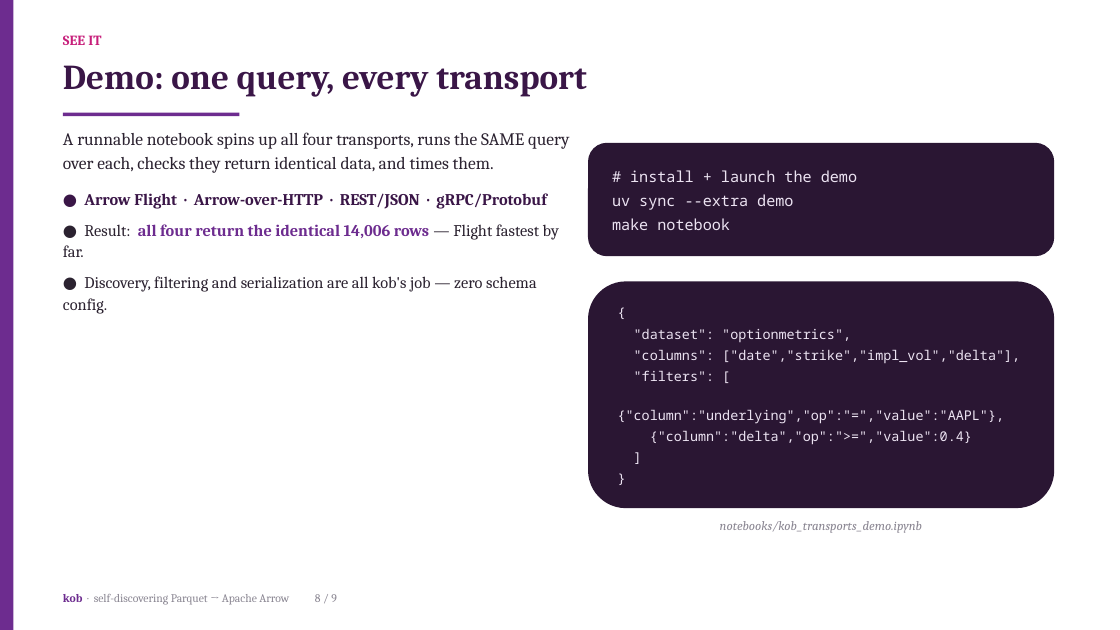
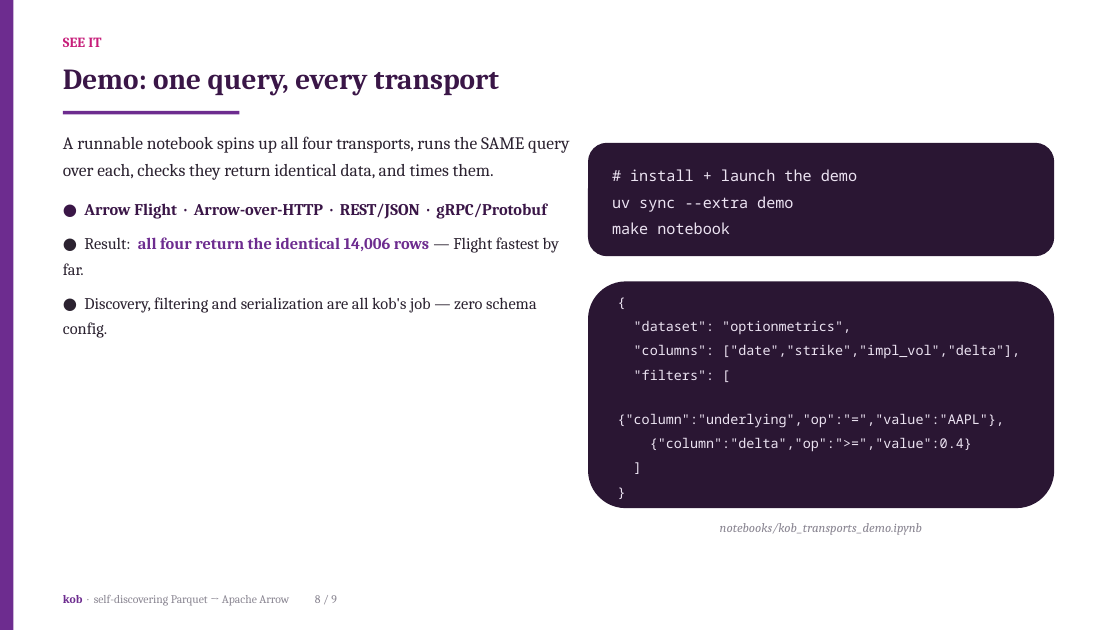
Before and after one commit to iyedexe/kob, a slide deck: slide 8 of presentation/kob.pptx. Drawn at 1120x630 pixels with LibreOffice and Linux fonts; fonts in the diff are those of the drawing. Boxes give left, top, right and bottom in pixels: in the first picture for what was removed or moved away, otherwise in the second. Text is boxed around its words. In the diff, an @@ line names an element or a change of style, - is before the commit and + after.

```diff
--- a/presentation/kob.pptx
+++ b/presentation/kob.pptx
@@ text "SEE IT" at (63,37,101,47): line spacing 1.05 to 1.18 @@
@@ text "Demo: one query, every transport" at (63,69,499,96): size 30 to 25 pt; line spacing 1.05 to 1.18 @@
@@ text "A runnable notebook spins up ..." at (63,136,569,338): line spacing 1.12 to 1.28; line spacing 1.1 to 1.28 @@
@@ rounded rectangle "# install + launch the ..." at (588,143,1054,256): line spacing 1.1 to 1.28 @@
@@ rounded rectangle "{" at (588,281,1054,508): line spacing 1.1 to 1.28 @@
@@ text "notebooks/kob_transports_demo.ipynb" at (720,523,922,535): line spacing 1.05 to 1.18 @@
```
Also in this commit, not shown: 8 other slides changed, 1 other file.
